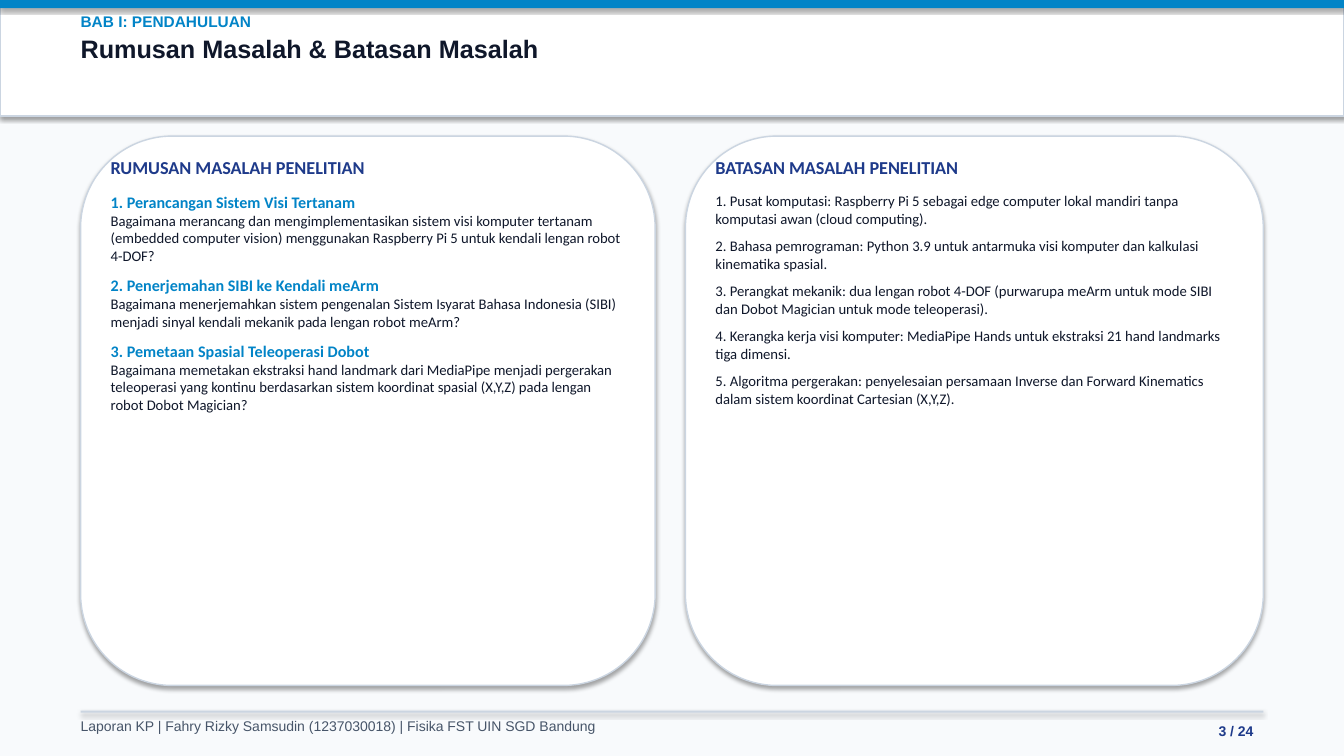
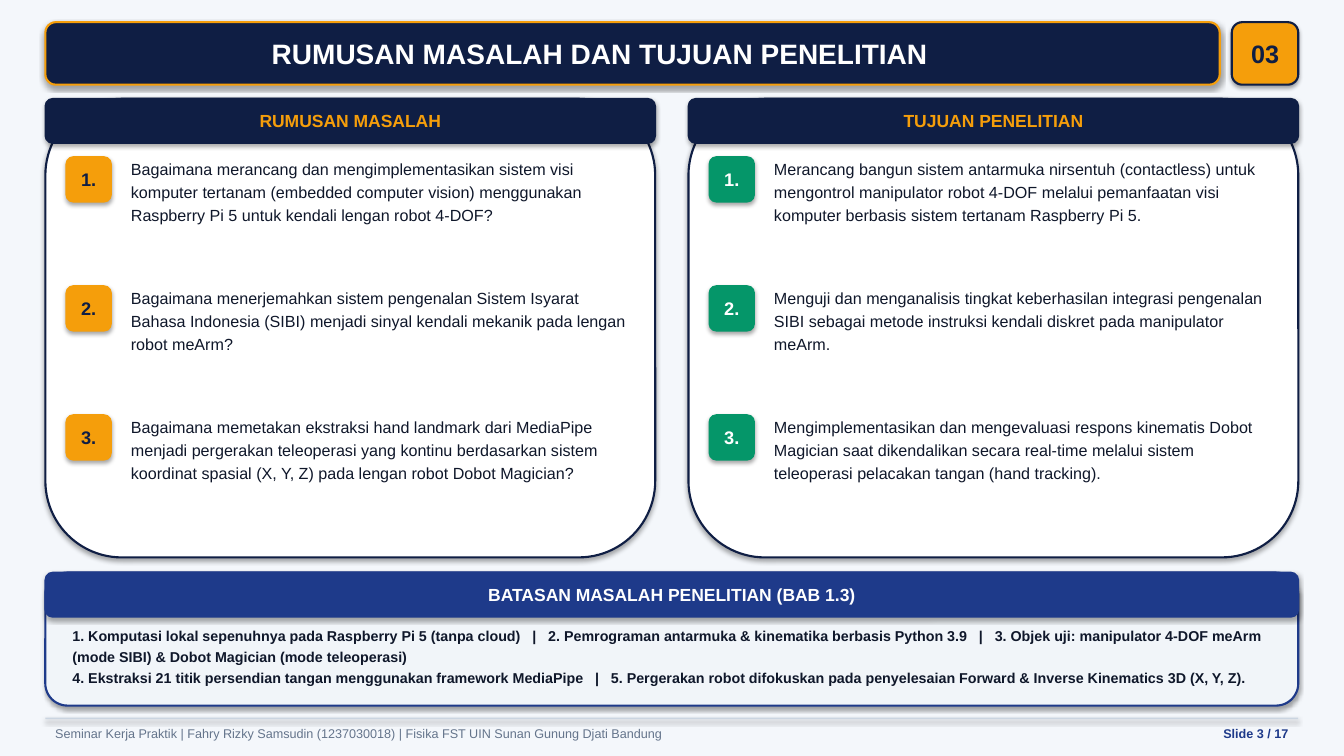
Before and after one commit to fahryrzky/LAPORAN-KP-Fahry-Rizky-Samsudin-Termux-Android, a slide deck: slide 3 of Laporan_KP_Fahry_Rizky_Samsudin.pptx. Drawn at 1344x756 pixels with LibreOffice and Linux fonts; fonts in the diff are those of the drawing. Boxes give left, top, right and bottom in pixels: in the first picture for what was removed or moved away, otherwise in the second. Text is boxed around its words. In the diff, an @@ line names an element or a change of style, - is before the commit and + after.

```diff
--- a/Laporan_KP_Fahry_Rizky_Samsudin.pptx
+++ b/Laporan_KP_Fahry_Rizky_Samsudin.pptx
@@ rectangle at [0, 0, 1344, 756]: fill #F8FAFC to #F4F7FB @@
@@ rectangle removed at [0, 0, 1344, 116] @@
@@ rectangle removed at [0, 0, 1344, 8] @@
@@ rounded rectangle added at [45, 22, 1220, 85], fill #0F1E44, outline #F59E0B 1.5 pt, 20 pt, text #FFFFFF, bold @@
+RUMUSAN MASALAH DAN TUJUAN PENELITIAN
@@ text removed at [81, 16, 538, 59] @@
-BAB I: PENDAHULUAN
-Rumusan Masalah & Batasan Masalah
@@ rounded rectangle added at [1232, 22, 1299, 85], fill #F59E0B, outline #0F1E44 1.5 pt, 18 pt, text #0F1E44, bold @@
+03
@@ rounded rectangle: place and size @@
-rounded rectangle at [81, 136, 655, 686]
+rounded rectangle at [45, 99, 655, 558]
@@ rounded rectangle at [45, 99, 655, 558]: outline #CBD5E1 1 pt to #0F1E44 1.5 pt @@
@@ rounded rectangle added at [45, 99, 655, 143], fill #0F1E44, outline #0F1E44 1.2 pt, 12.5 pt, text #F59E0B, bold @@
+RUMUSAN MASALAH
@@ rounded rectangle at [689, 99, 1299, 558]: outline #CBD5E1 1 pt to #0F1E44 1.5 pt @@
@@ rounded rectangle: place and size @@
-rounded rectangle at [686, 136, 1263, 686]
+rounded rectangle at [689, 99, 1299, 558]
@@ rounded rectangle added at [689, 99, 1299, 143], fill #0F1E44, outline #0F1E44 1.2 pt, 12.5 pt, text #F59E0B, bold @@
+TUJUAN PENELITIAN
@@ rounded rectangle added at [66, 156, 112, 203], fill #F59E0B, 13 pt, text #0F1E44, bold @@
+1.
@@ text added at [131, 163, 581, 225], 11.5 pt, text #0F172A @@
+Bagaimana merancang dan mengimplementasikan sistem visi komputer tertanam (embedded computer vision) menggunakan Raspberry Pi 5 untuk kendali lengan robot 4-DOF?
@@ rounded rectangle added at [709, 156, 755, 203], fill #059669, 13 pt, text #FFFFFF, bold @@
+1.
@@ text removed at [715, 159, 1220, 406] @@
-BATASAN MASALAH PENELITIAN
-1. Pusat komputasi: Raspberry Pi 5 sebagai edge computer lokal mandiri tanpa komputasi awan (cloud computing).
-2. Bahasa pemrograman: Python 3.9 untuk antarmuka visi komputer dan kalkulasi kinematika spasial.
-3. Perangkat mekanik: dua lengan robot 4-DOF (purwarupa meArm untuk mode SIBI dan Dobot Magician untuk mode teleoperasi).
-4. Kerangka kerja visi komputer: MediaPipe Hands untuk ekstraksi 21 hand landmarks tiga dimensi.
-5. Algoritma pergerakan: penyelesaian persamaan Inverse dan Forward Kinematics dalam sistem koordinat Cartesian (X,Y,Z).
@@ text added at [774, 163, 1255, 225], 11.5 pt, text #0F172A @@
+Merancang bangun sistem antarmuka nirsentuh (contactless) untuk mengontrol manipulator robot 4-DOF melalui pemanfaatan visi komputer berbasis sistem tertanam Raspberry Pi 5.
@@ rounded rectangle added at [66, 285, 112, 332], fill #F59E0B, 13 pt, text #0F1E44, bold @@
+2.
@@ text added at [131, 292, 625, 350], 11.5 pt, text #0F172A @@
+Bagaimana menerjemahkan sistem pengenalan Sistem Isyarat Bahasa Indonesia (SIBI) menjadi sinyal kendali mekanik pada lengan robot meArm?
@@ rounded rectangle added at [709, 285, 755, 332], fill #059669, 13 pt, text #FFFFFF, bold @@
+2.
@@ text added at [774, 292, 1262, 350], 11.5 pt, text #0F172A @@
+Menguji dan menganalisis tingkat keberhasilan integrasi pengenalan SIBI sebagai metode instruksi kendali diskret pada manipulator meArm.
@@ rounded rectangle added at [66, 414, 112, 461], fill #F59E0B, 13 pt, text #0F1E44, bold @@
+3.
@@ rounded rectangle added at [709, 414, 755, 461], fill #059669, 13 pt, text #FFFFFF, bold @@
+3.
@@ text at [131, 421, 598, 483]: text changed; size 10.5 to 11.5 pt; font Calibri to Arial @@
-RUMUSAN MASALAH PENELITIAN
-1. Perancangan Sistem Visi Tertanam
-Bagaimana merancang dan mengimplementasikan sistem visi komputer tertanam (embedded computer vision) menggunakan Raspberry Pi 5 untuk kendali lengan robot 4-DOF?
-2. Penerjemahan SIBI ke Kendali meArm
-Bagaimana menerjemahkan sistem pengenalan Sistem Isyarat Bahasa Indonesia (SIBI) menjadi sinyal kendali mekanik pada lengan robot meArm?
-3. Pemetaan Spasial Teleoperasi Dobot
-Bagaimana memetakan ekstraksi hand landmark dari MediaPipe menjadi pergerakan teleoperasi yang kontinu berdasarkan sistem koordinat spasial (X,Y,Z) pada lengan robot Dobot Magician?
+Bagaimana memetakan ekstraksi hand landmark dari MediaPipe menjadi pergerakan teleoperasi yang kontinu berdasarkan sistem koordinat spasial (X, Y, Z) pada lengan robot Dobot Magician?
@@ text added at [774, 421, 1252, 483], 11.5 pt, text #0F172A @@
+Mengimplementasikan dan mengevaluasi respons kinematis Dobot Magician saat dikendalikan secara real-time melalui sistem teleoperasi pelacakan tangan (hand tracking).
@@ rounded rectangle added at [45, 573, 1299, 706], fill #F1F5F9, outline #1E3A8A 1.5 pt @@
@@ rounded rectangle added at [45, 573, 1299, 617], fill #1E3A8A, outline #1E3A8A 1.2 pt, 12.5 pt, text #FFFFFF, bold @@
+BATASAN MASALAH PENELITIAN (BAB 1.3)
@@ text added at [72, 630, 1261, 686], 10.2 pt, text #0F172A, bold @@
+1. Komputasi lokal sepenuhnya pada Raspberry Pi 5 (tanpa cloud) | 2. Pemrograman antarmuka & kinematika berbasis Python 3.9 | 3. Objek uji: manipulator 4-DOF meArm (mode SIBI) & Dobot Magician (mode teleoperasi)
+4. Ekstraksi 21 titik persendian tangan menggunakan framework MediaPipe | 5. Pergerakan robot difokuskan pada penyelesaian Forward & Inverse Kinematics 3D (X, Y, Z).
@@ rectangle: place and size @@
-rectangle at [81, 711, 1263, 713]
+rectangle at [45, 718, 1299, 719]
@@ text at [55, 729, 661, 741]: text changed; size 10 to 9 pt; text colour #475569 to #64748B @@
-Laporan KP | Fahry Rizky Samsudin (1237030018) | Fisika FST UIN SGD Bandung
+Seminar Kerja Praktik | Fahry Rizky Samsudin (1237030018) | Fisika FST UIN Sunan Gunung Djati Bandung
@@ text at [1223, 729, 1288, 738]: text changed; size 10 to 9 pt @@
-3 / 24
+Slide 3 / 17
```
Also in this commit, not shown: 6 other slides changed, 10 slides added, 17 slides removed, 18 other files.
